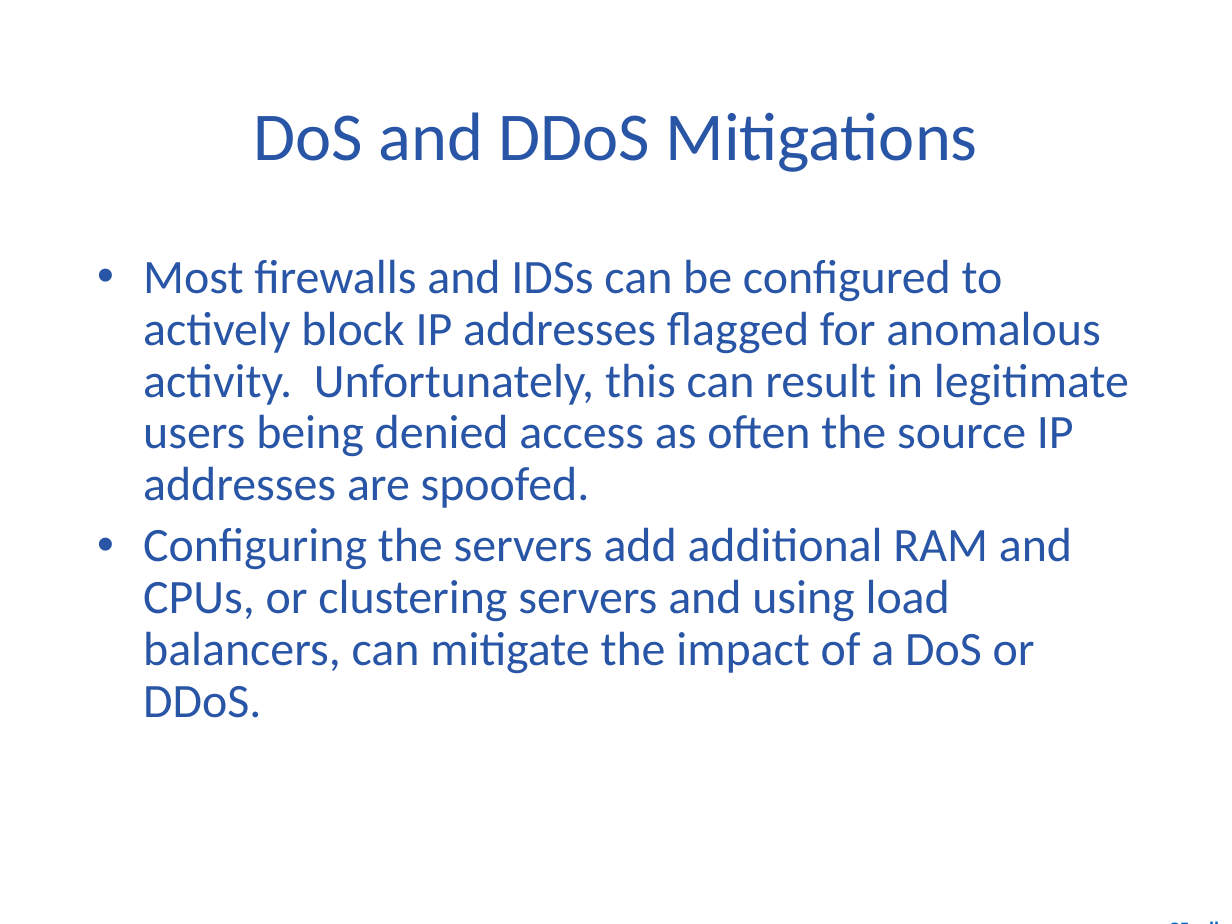
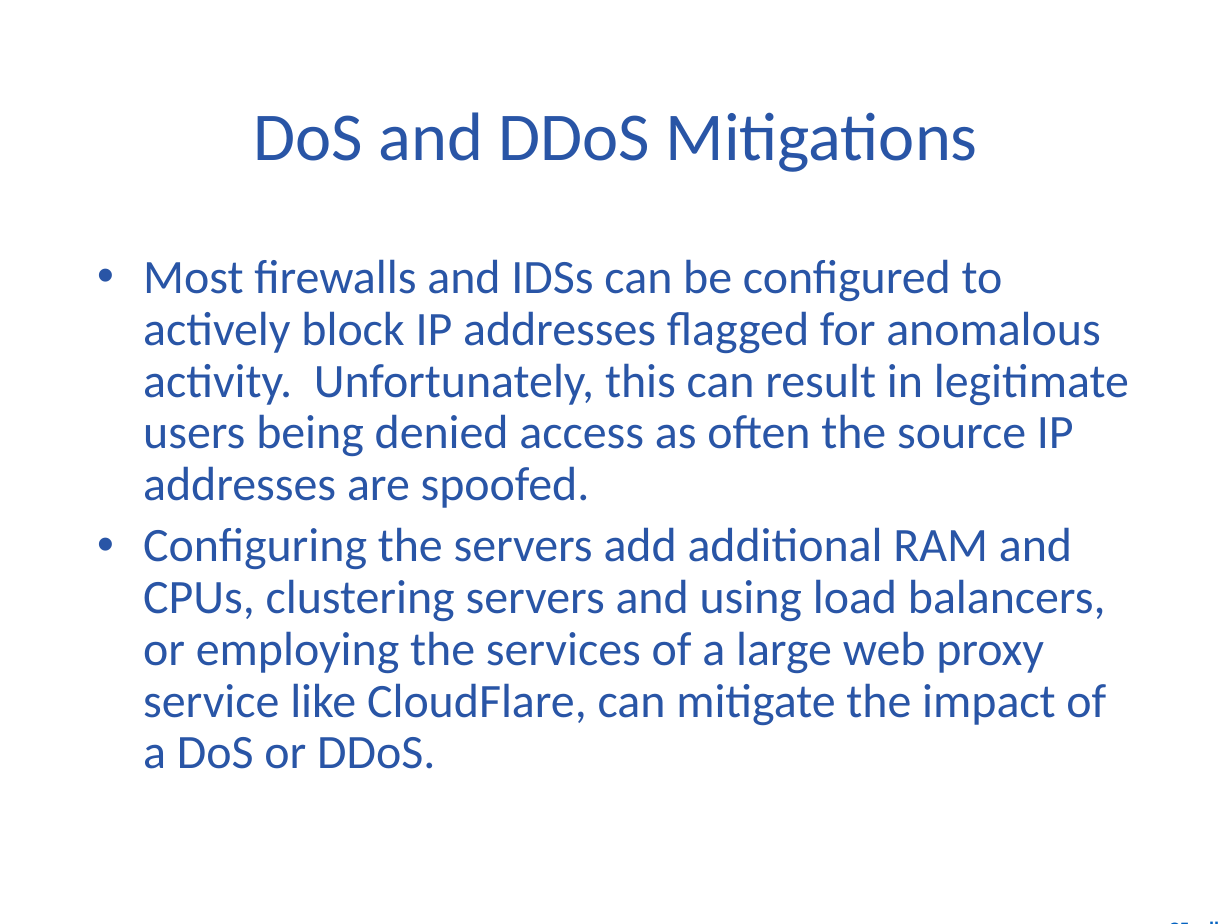
Before and after one commit to diesburg/cs4410_sp26, a slide deck: slide 4 of notes/2_Networks.pptx. Drawn at 1232x924 pixels with LibreOffice and Linux fonts; fonts in the diff are those of the drawing; background and template pictures are left out. Boxes give left, top, right and bottom in pixels: in the first picture for what was removed or moved away, otherwise in the second. Text is boxed around its words. In the diff, an @@ line names an element or a change of style, - is before the commit and + after.

```diff
--- a/notes/2_Networks.pptx
+++ b/notes/2_Networks.pptx
@@ text at [143,527,1106,769]: text changed @@
-• Configuring the servers add additional RAM and CPUs, or clustering servers and using load balancers, can mitigate the impact of a DoS or DDoS.
+• Configuring the servers add additional RAM and CPUs, clustering servers and using load balancers, or employing the services of a large web proxy service like CloudFlare, can mitigate the impact of a DoS or DDoS.
```
Also in this commit, not shown: 5 other files.
